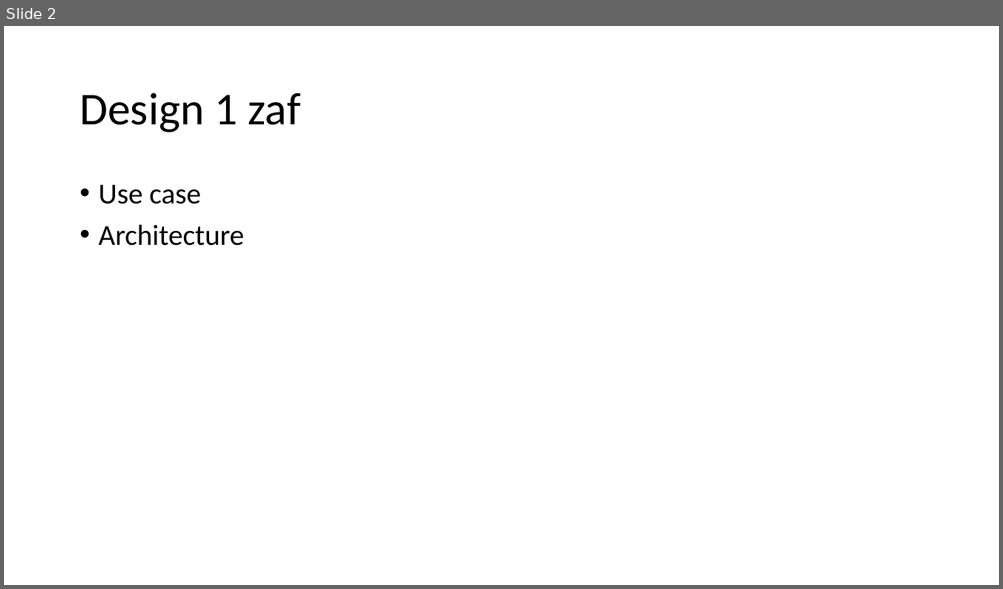
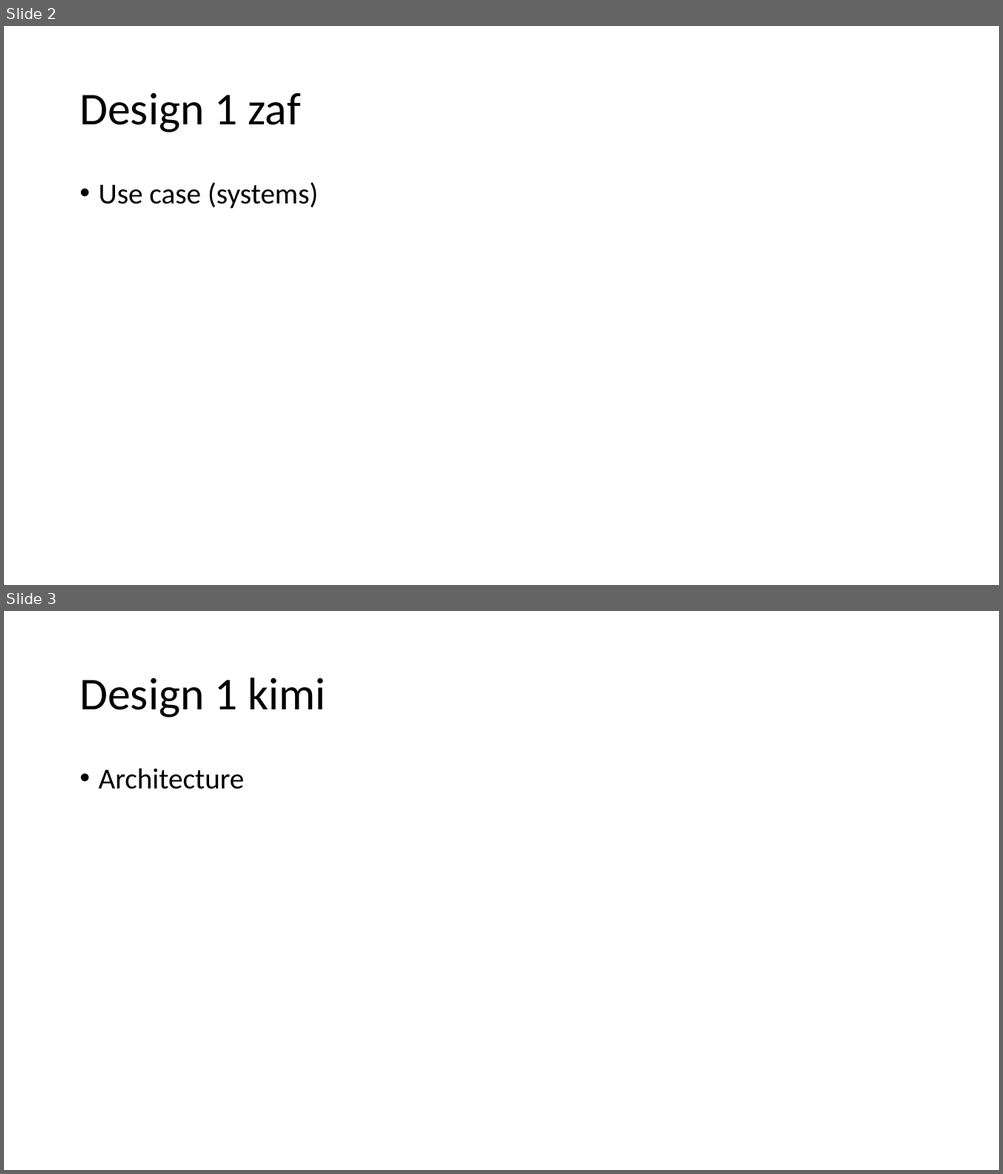
Before and after one commit to SyedMuhammadAbisRizvi/Autonomous-B, a slide deck: Introduction 1 zaf.pptx. Shown one above the other, each under a label of ours: slide 2 before the commit, slides 2 and 3 after it. The pictures are 1003x589 and 1003x1174 pixels, drawn with LibreOffice and Linux fonts; fonts in the diff are those of the drawing. Boxes give left, top, right and bottom in pixels: in the first picture for what was removed or moved away, otherwise in the second. Text is boxed around its words. In the diff, an @@ line names an element or a change of style, - is before the commit and + after.

```diff
--- a/Introduction 1 zaf.pptx
+++ b/Introduction 1 zaf.pptx
@@ slide 3 added at [4, 611, 999, 1170], background #FFFFFF @@
@@ title added at [79, 678, 325, 718], 44 pt, text #000000 @@
+Design 1 kimi
@@ text added at [99, 768, 244, 789], 28 pt, text #000000 @@
+• Architecture
@@ slide 2 changed as well @@
@@ text at [99, 182, 318, 209]: text changed @@
-• Use case
-• Architecture
+• Use case (systems)
```
Also in this commit, not shown: 6 other slides changed.
